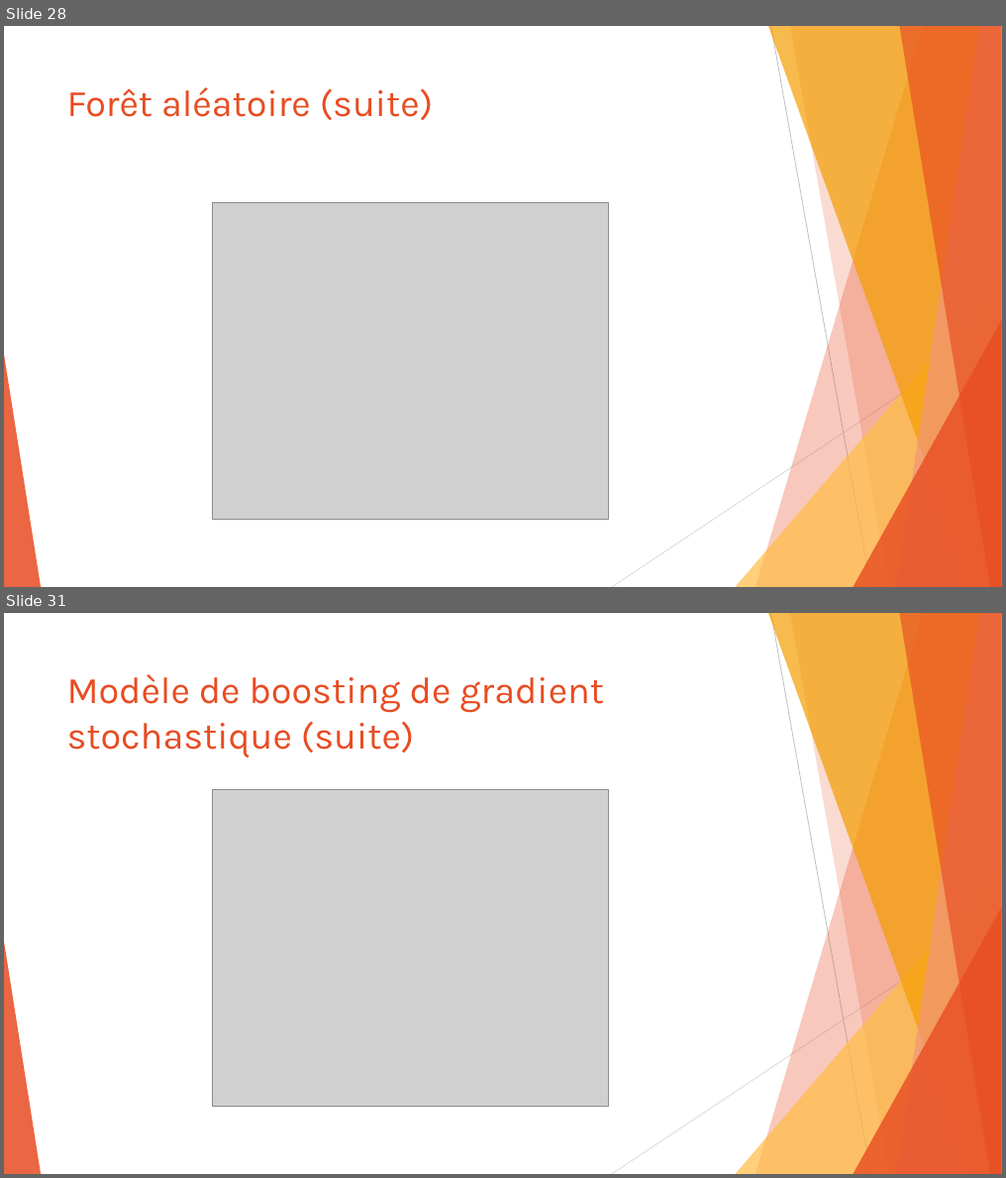
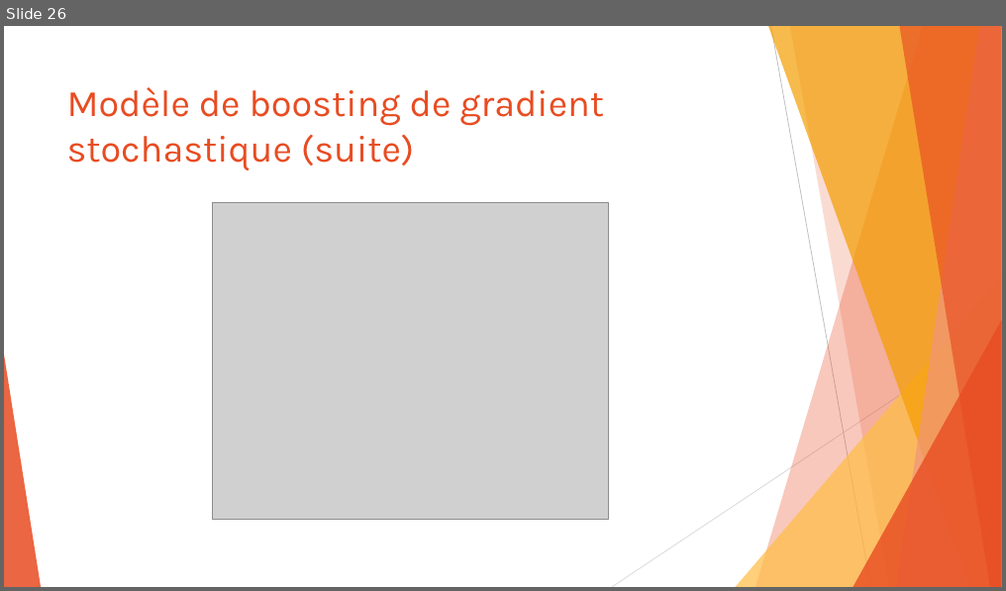
Before and after one commit to SamuelProvencher/TP-Apprentissage, a slide deck: PP.pptx. Shown one above the other, each under a label of ours: slides 28 and 31 before the commit, slide 26 after it; the slides between them are not shown. The pictures are 1006x1178 and 1006x591 pixels, drawn with LibreOffice and Linux fonts; fonts in the diff are those of the drawing; grey boxes stand for pictures. Boxes give left, top, right and bottom in pixels: in the first picture for what was removed or moved away, otherwise in the second. Text is boxed around its words. In the diff, an @@ line names an element or a change of style, - is before the commit and + after.

```diff
--- a/PP.pptx
+++ b/PP.pptx
@@ slide 28 removed at bbox=[4, 26, 1002, 587], background #FFFFFF; not listed: 10 template elements that a slide beside it also shows @@
@@ title removed at bbox=[67, 87, 433, 120] @@
-Forêt aléatoire (suite)
@@ picture removed at bbox=[212, 202, 608, 520] @@
@@ what was slide 31 is now slide 26 @@
```
Also in this commit, not shown: 29 slides changed, 4 other slides removed.
